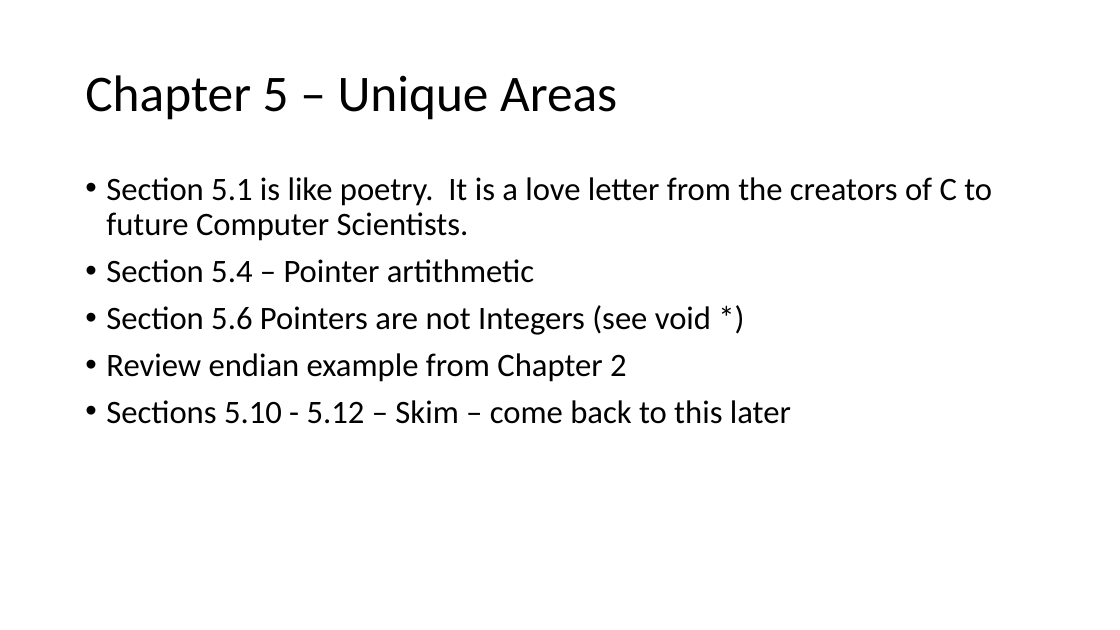
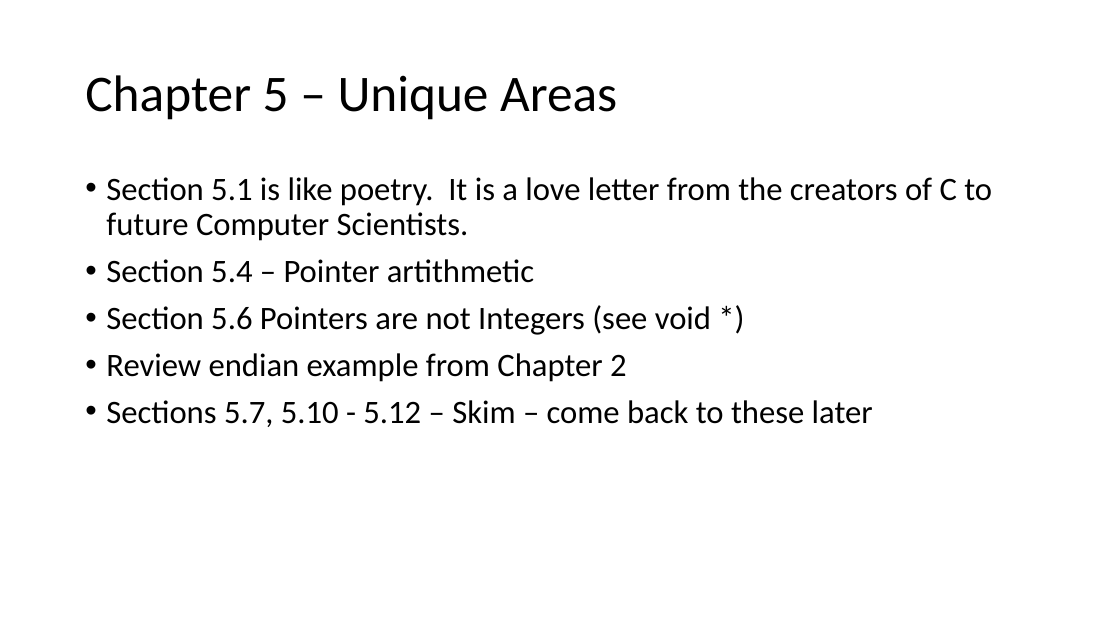
Before and after one commit to csev/cc4e, a slide deck: slide 2 of lectures/KR-5.pptx. Drawn at 1120x630 pixels with LibreOffice and Linux fonts; fonts in the diff are those of the drawing. Boxes give left, top, right and bottom in pixels: in the first picture for what was removed or moved away, otherwise in the second. Text is boxed around its words. In the diff, an @@ line names an element or a change of style, - is before the commit and + after.

Commit message:
Chapter 6 underway.

```diff
--- a/lectures/KR-5.pptx
+++ b/lectures/KR-5.pptx
@@ text at bbox=[106, 400, 873, 427]: text changed @@
-• Sections 5.10 - 5.12 – Skim – come back to this later
+• Sections 5.7, 5.10 - 5.12 – Skim – come back to these later
```
Also in this commit, not shown: 1 other slide changed, 2 slides added, 2 other files.
